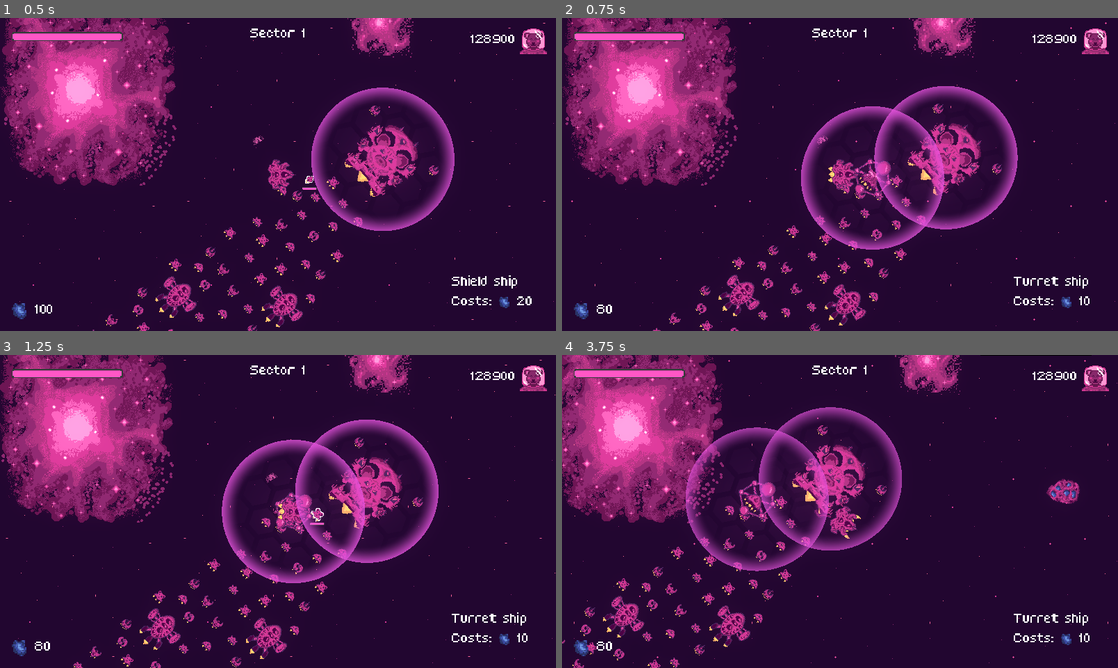
Above: before the commit, frames 1-4 (two rows, left to right).
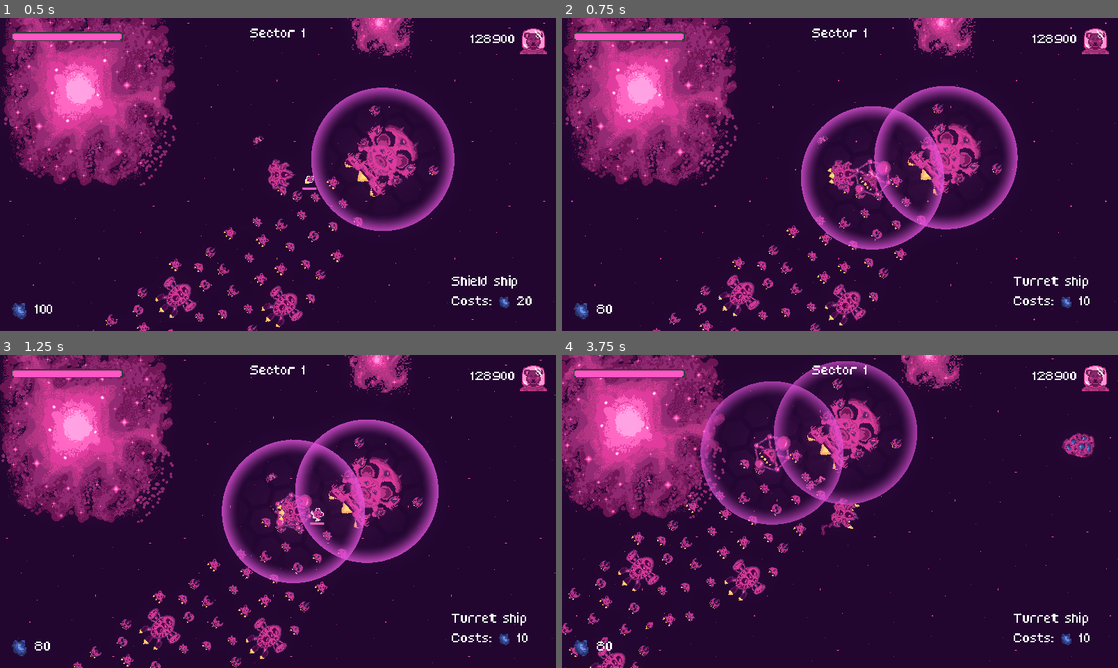
Above: after the commit, the same moments.

Repository: bear-minimum-studio/space-bear
Game: Godot game, scene res://Game.tscn
Same seed, same stepped clock (60 frames per second), same inputs: the game is played once before the commit and once after it.
Inputs (mouse positions are in pixels of both pictures, inside the frame that each line leads up to):
- Up to frame 1 (0.5 s): no input
- Up to frame 2 (0.75 s): tap Enter (upgrade) at 0.5 s; move the mouse to (962, 158) at 0.52 s; hold D (go_right) from 0.53 s (still down); hold X (cycle_selection) from 0.53 s (still down)
- Up to frame 3 (1.25 s): keep holding D (go_right); keep holding X (cycle_selection)
- Up to frame 4 (3.75 s): move the mouse to (728, 527) at 1.27 s; release D (go_right) at 1.28 s; release X (cycle_selection) at 1.28 s; hold Ctrl (brake) 1.28-2.03 s; tap Space (fire) at 1.35 s; move the mouse to (895, 442) at 2.02 s; hold D (go_right) 2.03-2.78 s; hold C (follow_me) 2.03-2.78 s; move the mouse to (812, 574) at 2.77 s; hold W (go_up) 2.78-3.53 s; tap G (grappling_hook) at 2.85 s; move the mouse to (1006, 558) at 3.52 s; hold A (go_left) from 3.53 s (still down); tap Down (look_down) at 3.6 s

Frame 1 is identical in both runs. In frame 2, 0.5% of the frame differs, in the area x 16-81%, y 21-100%; in frame 3, 0.7%; in frame 4, 24%, in the area x 0-100%, y 0-100%.

Commit message:
feat: input mode set to MOUSE by default

Diff:
--- a/singletons/InputMode.gd
+++ b/singletons/InputMode.gd
@@ -3,7 +3,7 @@
 const MOUSE = 0
 const CONTROLLER = 1
 
-var current_mode = CONTROLLER
+var current_mode = MOUSE
 
 func is_mouse() -> bool:
 	return current_mode == MOUSE
